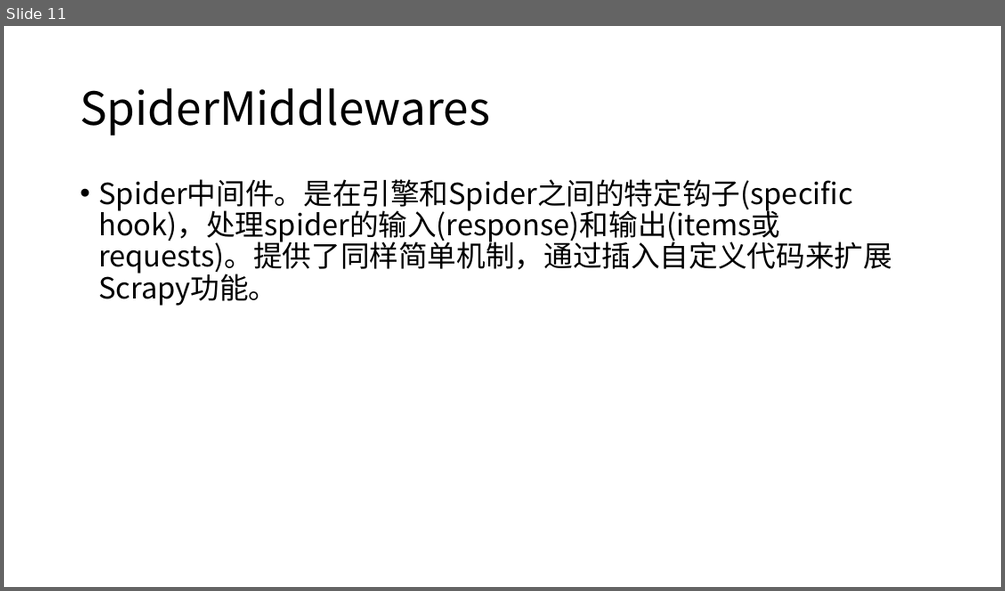
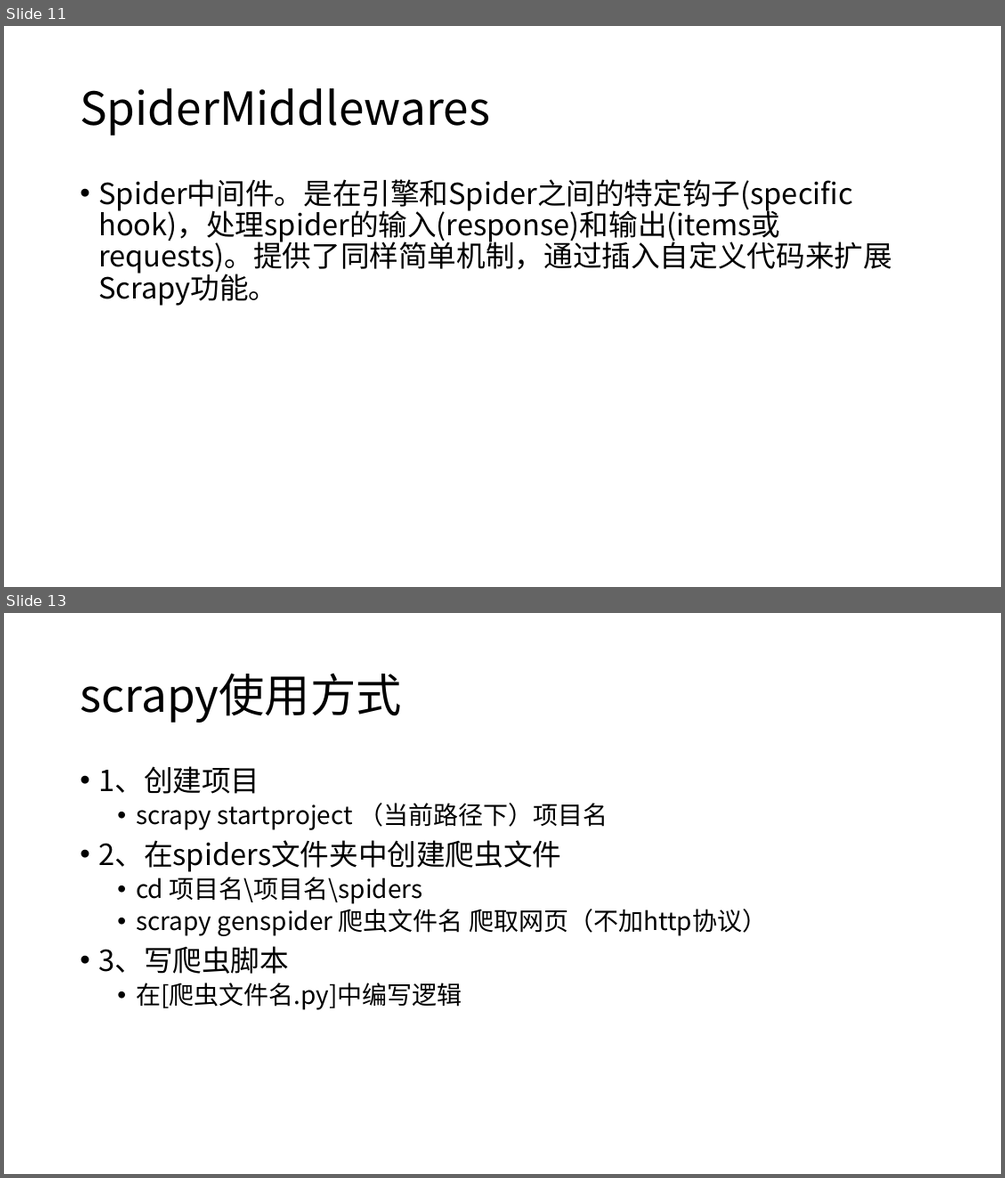
Before and after one commit to ArtistRuan/webspide, a slide deck: scrapyDemo202301/Scrapy爬虫讲习.pptx. Shown one above the other, each under a label of ours: slide 11 before the commit, slides 11 and 13 after it; the slides between them are not shown. The pictures are 1005x591 and 1005x1178 pixels, drawn with LibreOffice and Linux fonts; fonts in the diff are those of the drawing. Boxes give left, top, right and bottom in pixels: in the first picture for what was removed or moved away, otherwise in the second. Text is boxed around its words. In the diff, an @@ line names an element or a change of style, - is before the commit and + after.

Commit message:
20230202 scrapy 58

```diff
--- a/scrapyDemo202301/Scrapy爬虫讲习.pptx
+++ b/scrapyDemo202301/Scrapy爬虫讲习.pptx
@@ slide 13 added at <box>4,613,1001,1174</box>, background #FFFFFF @@
@@ title added at <box>80,674,401,722</box>, 44 pt, text #000000 @@
+scrapy使用方式
@@ text added at <box>98,766,767,1010</box>, 24 pt, text #000000 @@
+• 1、创建项目
+  • scrapy startproject （当前路径下）项目名
+• 2、在spiders文件夹中创建爬虫文件
+  • cd 项目名\项目名\spiders
+  • scrapy genspider 爬虫文件名 爬取网页（不加http协议）
+• 3、写爬虫脚本
+  • 在[爬虫文件名.py]中编写逻辑
```
Also in this commit, not shown: 2 slides changed, 1 other file.
